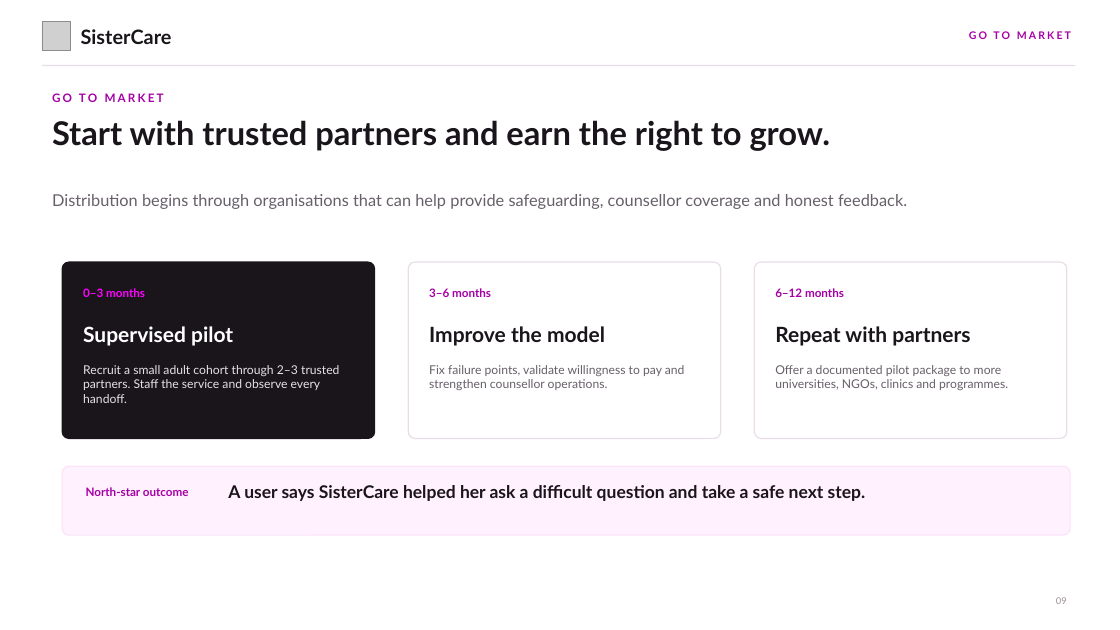
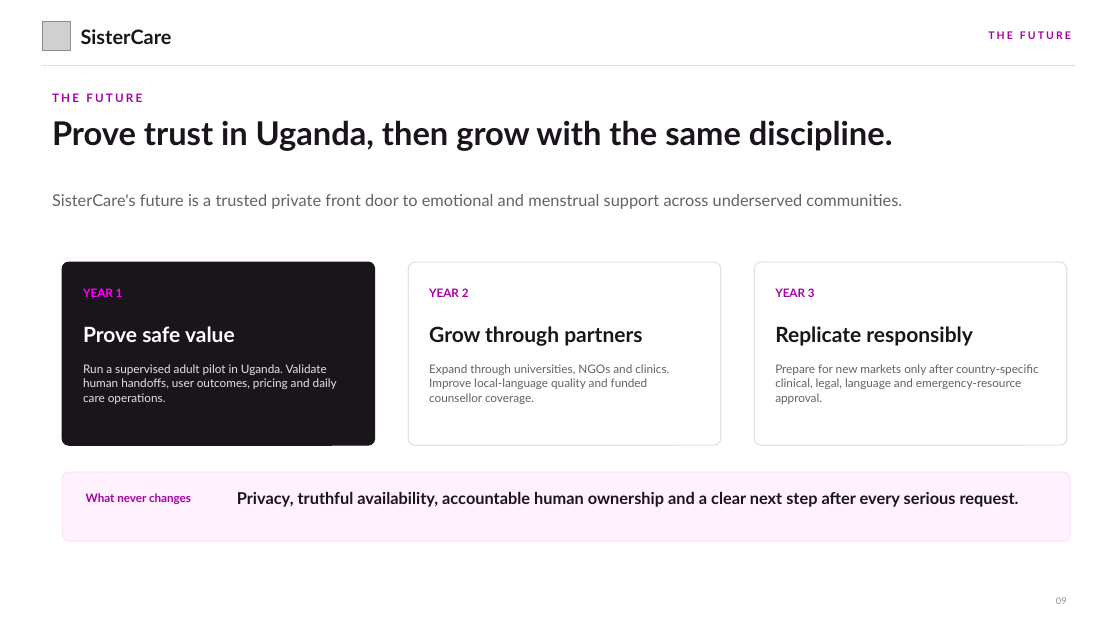
Before and after one commit to RockieRaheem/SisterCare, a slide deck: slide 9 of docs/pitch/SisterCare_Pitch_Deck.pptx. Drawn at 1120x630 pixels with LibreOffice and Linux fonts; fonts in the diff are those of the drawing; grey boxes stand for pictures. Boxes give left, top, right and bottom in pixels: in the first picture for what was removed or moved away, otherwise in the second. Text is boxed around its words. In the diff, an @@ line names an element or a change of style, - is before the commit and + after.

Commit message:
Add the app funding ask and future

```diff
--- a/docs/pitch/SisterCare_Pitch_Deck.pptx
+++ b/docs/pitch/SisterCare_Pitch_Deck.pptx
@@ text at (988,31,1071,39): text changed @@
-GO TO MARKET
+THE FUTURE
@@ text at (52,93,142,102): text changed @@
-GO TO MARKET
+THE FUTURE
@@ text at (52,120,893,151): text changed @@
-Start with trusted partners and earn the right to grow.
+Prove trust in Uganda, then grow with the same discipline.
@@ text at (52,194,902,209): text changed @@
-Distribution begins through organisations that can help provide safeguarding, counsellor coverage and honest feedback.
+SisterCare's future is a trusted private front door to emotional and menstrual support across underserved communities.
@@ rounded rectangle: place and size @@
-rounded rectangle at (62,262,375,439)
+rounded rectangle at (62,262,375,445)
@@ rounded rectangle: place and size @@
-rounded rectangle at (408,262,721,439)
+rounded rectangle at (408,262,721,445)
@@ proportions changed in 3 elements at (62,262,375,445), (408,262,721,445), (755,262,1067,445) @@
@@ rounded rectangle: place and size @@
-rounded rectangle at (755,262,1067,439)
+rounded rectangle at (755,262,1067,445)
@@ text at (83,288,123,297): text changed @@
-0–3 months
+YEAR 1
@@ text at (429,288,469,297): text changed @@
-3–6 months
+YEAR 2
@@ text at (775,288,815,297): text changed @@
-6–12 months
+YEAR 3
@@ text at (83,326,235,342): text changed @@
-Supervised pilot
+Prove safe value
@@ text at (429,326,642,346): text changed @@
-Improve the model
+Grow through partners
@@ text at (775,326,973,346): text changed @@
-Repeat with partners
+Replicate responsibly
@@ text at (83,364,337,404): text changed; size 10.4 to 10.1 pt @@
-Recruit a small adult cohort through 2–3 trusted partners. Staff the service and observe every handoff.
+Run a supervised adult pilot in Uganda. Validate human handoffs, user outcomes, pricing and daily care operations.
@@ text at (429,364,669,404): text changed; size 10.4 to 10.1 pt @@
-Fix failure points, validate willingness to pay and strengthen counsellor operations.
+Expand through universities, NGOs and clinics. Improve local-language quality and funded counsellor coverage.
@@ text at (775,364,1039,404): text changed; size 10.4 to 10.1 pt @@
-Offer a documented pilot package to more universities, NGOs, clinics and programmes.
+Prepare for new markets only after country-specific clinical, legal, language and emergency-resource approval.
@@ rounded rectangle: place and size @@
-rounded rectangle at (62,466,1070,535)
+rounded rectangle at (62,472,1070,541)
@@ text at (86,493,191,504): text changed @@
-North-star outcome
+What never changes
@@ text at (237,492,1019,507): text changed; size 15 to 14 pt @@
-A user says SisterCare helped her ask a difficult question and take a safe next step.
+Privacy, truthful availability, accountable human ownership and a clear next step after every serious request.
```
Also in this commit, not shown: 1 slide added, 1 slide removed.
